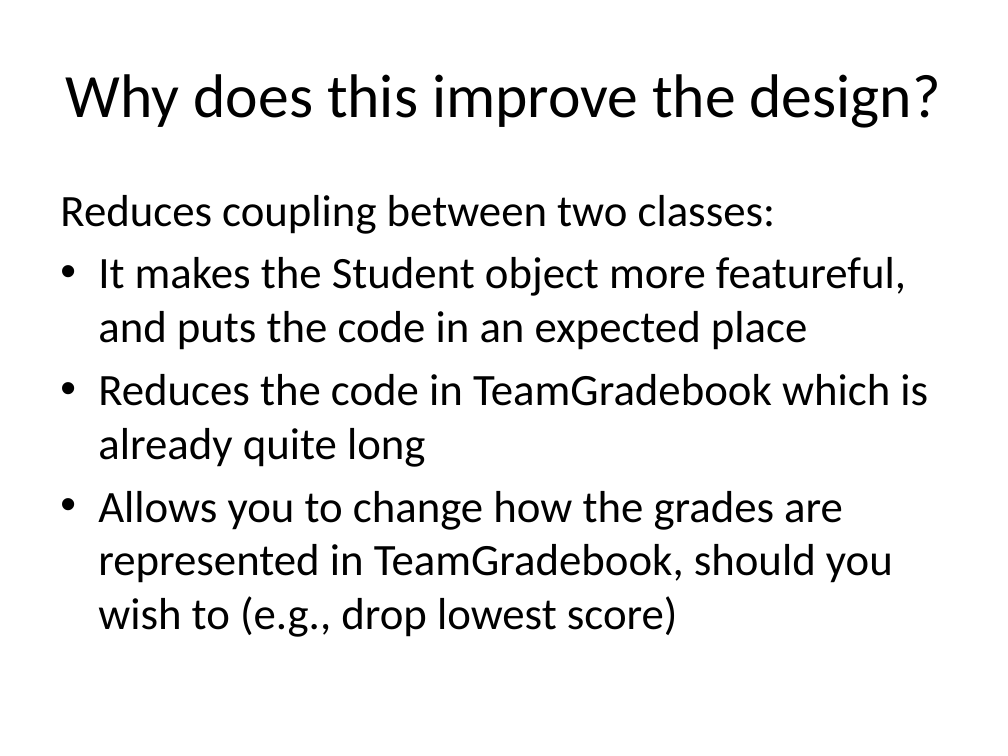
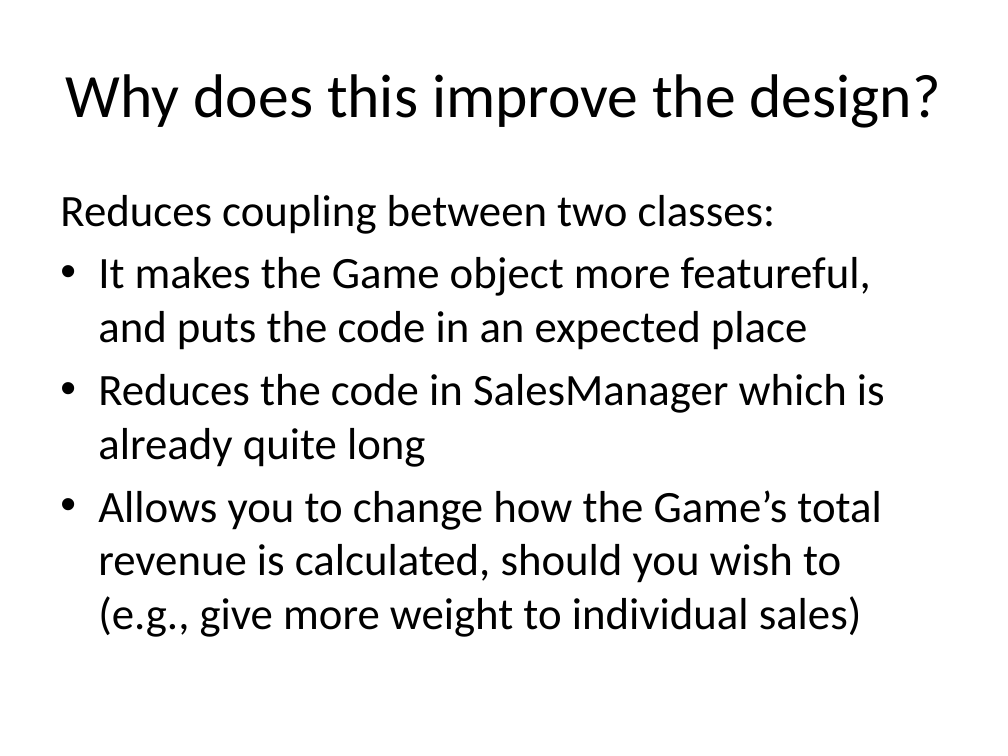
Before and after one commit to RHIT-CSSE/csse220, a slide deck: slide 17 of ClassMaterials/CohesionAndCoupling/Slides/Part2-OOD-DP4-TellDoNotAsk.pptx (slide 15 before the commit). Drawn at 1008x756 pixels with LibreOffice and Linux fonts; fonts in the diff are those of the drawing. Boxes give left, top, right and bottom in pixels: in the first picture for what was removed or moved away, otherwise in the second. Text is boxed around its words. In the diff, an @@ line names an element or a change of style, - is before the commit and + after.

Commit message:
Replace TeamGradebook example with VaporSalesManager example.

```diff
--- a/ClassMaterials/CohesionAndCoupling/Slides/Part2-OOD-DP4-TellDoNotAsk.pptx
+++ b/ClassMaterials/CohesionAndCoupling/Slides/Part2-OOD-DP4-TellDoNotAsk.pptx
@@ text at bbox=[98, 257, 885, 637]: text changed @@
-• It makes the Student object more featureful, and puts the code in an expected place
-• Reduces the code in TeamGradebook which is already quite long
-• Allows you to change how the grades are represented in TeamGradebook, should you wish to (e.g., drop lowest score)
+• It makes the Game object more featureful, and puts the code in an expected place
+• Reduces the code in SalesManager which is already quite long
+• Allows you to change how the Game’s total revenue is calculated, should you wish to
+  (e.g., give more weight to individual sales)
```
Also in this commit, not shown: 7 other slides changed, 4 slides added, 2 slides removed.
